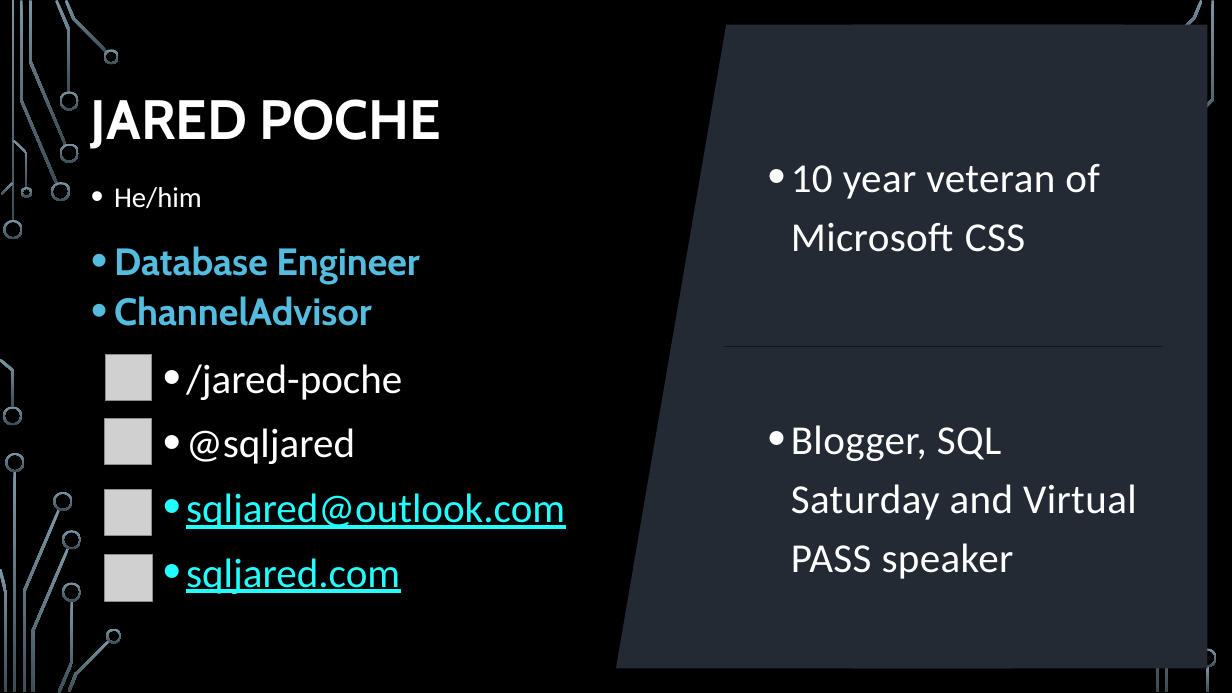
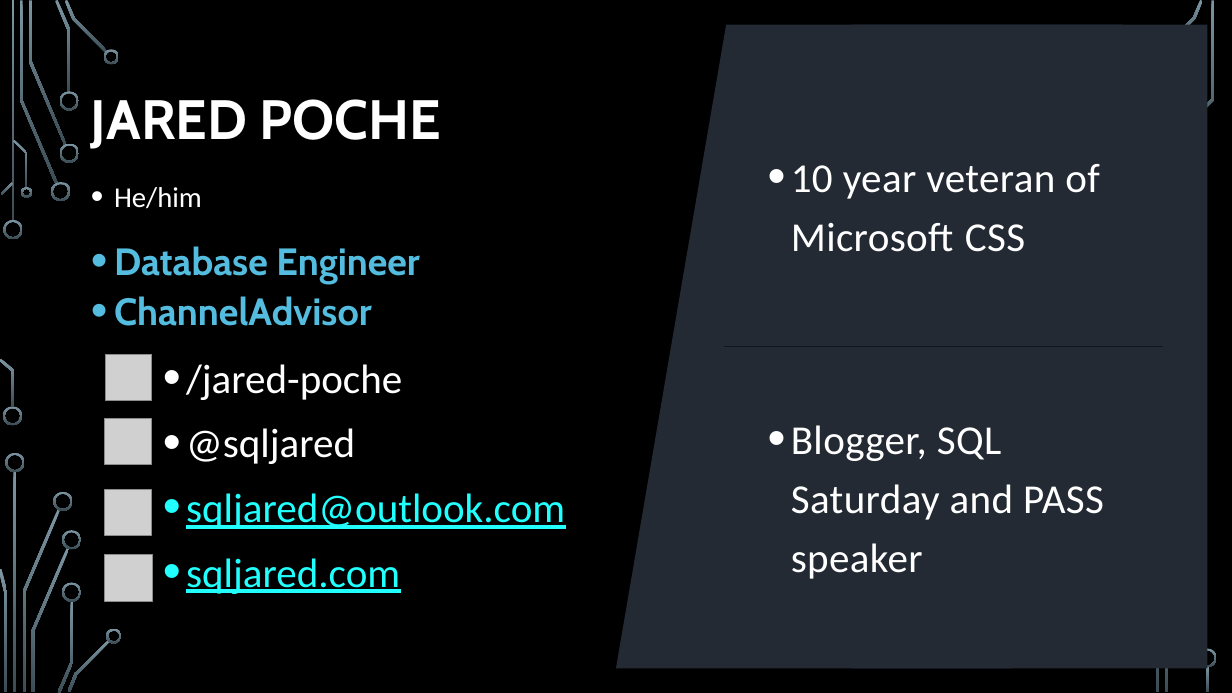
Before and after one commit to sqljared/Every-Millisecond-Counts, a slide deck: slide 2 of Every Millisecond Counts.pptx. Drawn at 1232x693 pixels with LibreOffice and Linux fonts; fonts in the diff are those of the drawing; grey boxes stand for pictures; background and template pictures are left out. Boxes give left, top, right and bottom in pixels: in the first picture for what was removed or moved away, otherwise in the second. Text is boxed around its words. In the diff, an @@ line names an element or a change of style, - is before the commit and + after.

Commit message:
EveryMS: Updating examples and slides

```diff
--- a/Every Millisecond Counts.pptx
+++ b/Every Millisecond Counts.pptx
@@ text at <box>791,425,1104,579</box>: text changed @@
-• Blogger, SQL Saturday and Virtual PASS speaker
+• Blogger, SQL Saturday and PASS speaker
```
Also in this commit, not shown: 6 other files.
